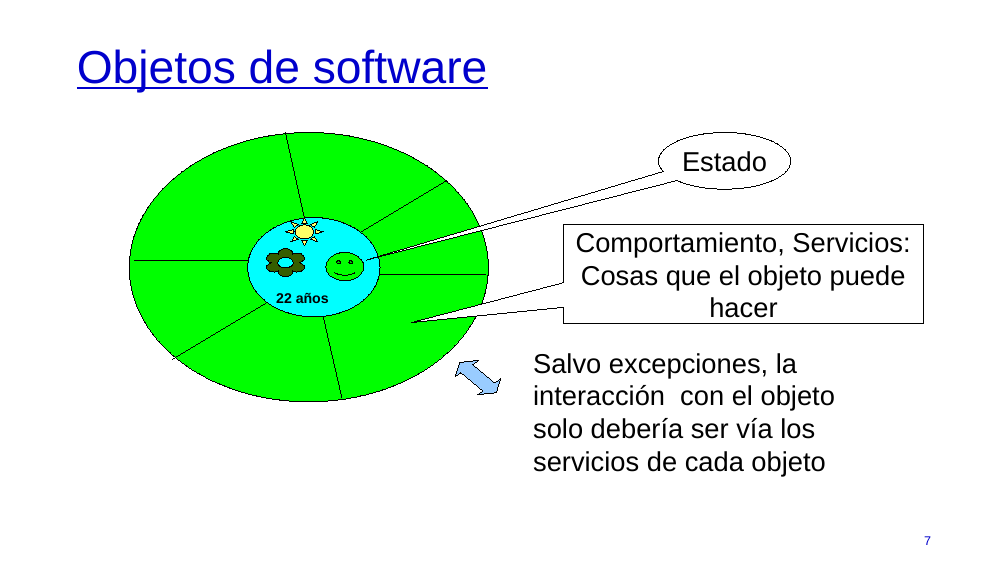
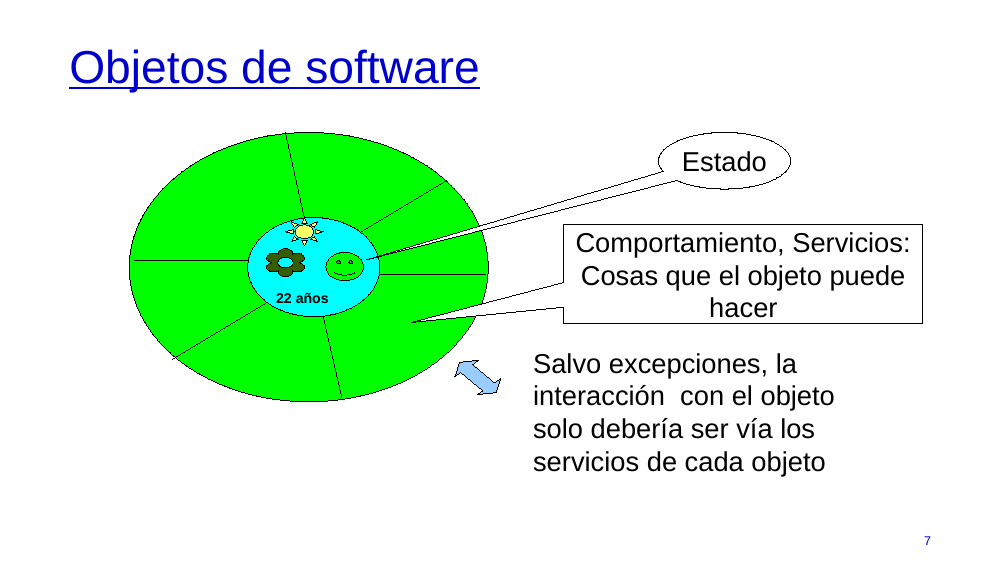
Before and after one commit to polivares/ELO329, a slide deck: slide 7 of 01-OOP_Concepts/01-OOP_Concepts.pptx. Drawn at 1008x567 pixels with LibreOffice and Linux fonts; fonts in the diff are those of the drawing. Boxes give left, top, right and bottom in pixels: in the first picture for what was removed or moved away, otherwise in the second. Text is boxed around its words. In the diff, an @@ line names an element or a change of style, - is before the commit and + after.

```diff
--- a/01-OOP_Concepts/01-OOP_Concepts.pptx
+++ b/01-OOP_Concepts/01-OOP_Concepts.pptx
@@ title "Objetos de software": place and size @@
-title "Objetos de software" at [77,49,487,92]
+title "Objetos de software" at [69,49,479,92]
@@ ellipse at [129,132,488,402]: outline #000000 0.75 pt to #000000 0 pt @@
@@ ellipse at [248,218,380,317]: outline #000000 0.75 pt to #000000 0 pt @@
```
Also in this commit, not shown: 10 other slides changed, 9 other files.
